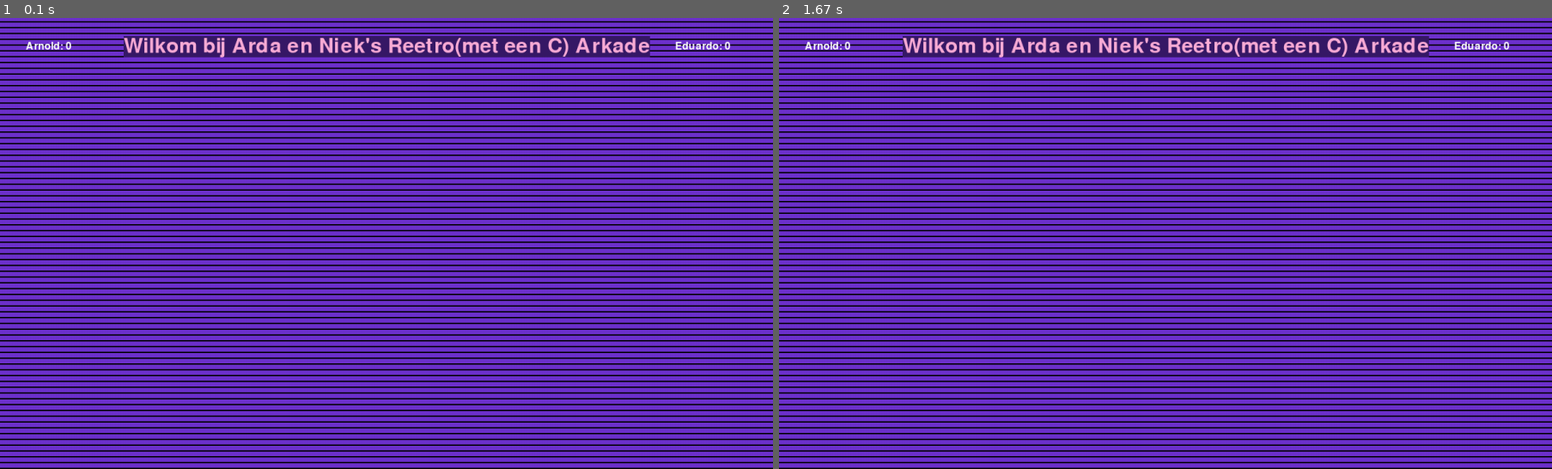
Above: before the commit, frames 1-2 (left to right).
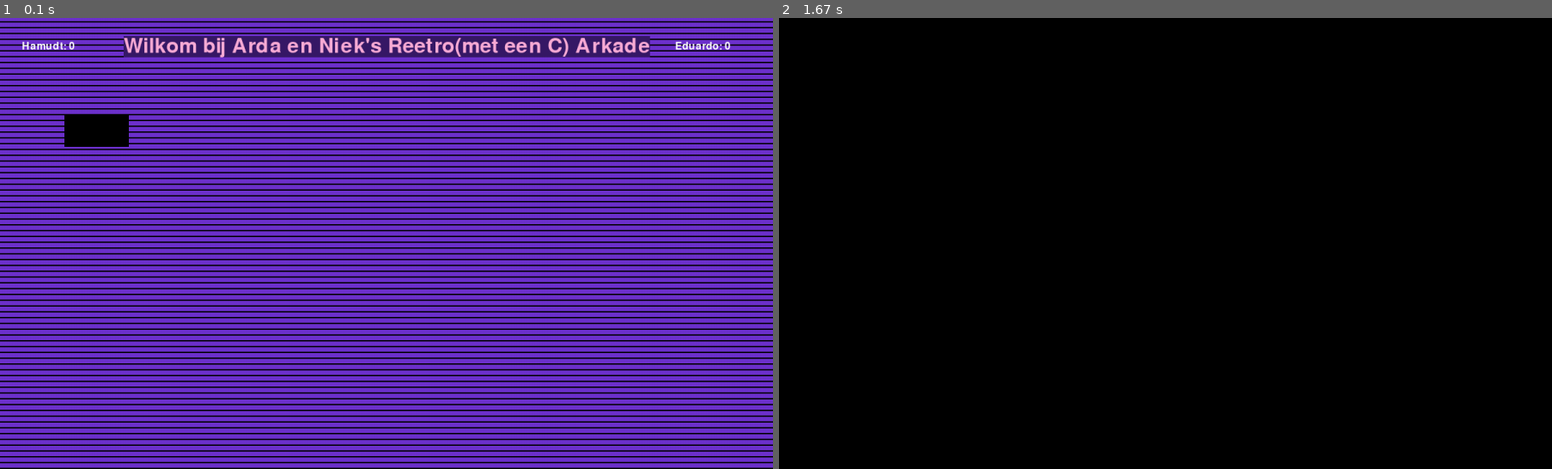
Above: after the commit, the same moments.

Repository: ardaboyroo/InformaticaPyGame
Game: pygame game, started from main.py
The game is run twice, just before and just after one commit, with the same random seed, the same clock (stepped at 60 frames per second) and the same inputs.
Inputs (mouse positions are in pixels of both pictures, inside the frame that each line leads up to):
- Up to frame 1 (0.1 s): no input
- Up to frame 2 (1.67 s): press the mouse at (871, 130) at 0.37 s; move the mouse to (902, 238) at 0.47 s; release the mouse at (925, 347) at 0.6 s

The runs differ from the first frame. In frame 1, 0.6% of the frame differs, in the area x 2-17%, y 5-29%; in frame 2, 89%, in the area x 0-100%, y 0-100%.

Commit message:
Update main.py

Diff:
--- a/main.py
+++ b/main.py
@@ -3,6 +3,10 @@
 import random
 
 pygame.init()
+pygame.mixer.init()
+sound = pygame.mixer.Sound("roblox-death-sound_1.mp3")
+hitSound = pygame.mixer.Sound("hitmarker_2.mp3")
+clock = pygame.time.Clock()
 
 ScreenWidth = 1200  # De breedte van het scherm in pixels
 ScreenHeight = 700  # De hoogte van het scherm in pixels
@@ -29,31 +33,52 @@
 BigFont = pygame.font.Font("freesansbold.ttf", 32)
 MediumFont = pygame.font.Font("freesansbold.ttf", 24)
 SmallFont = pygame.font.Font("freesansbold.ttf", 16)
+
 TitleTxt = BigFont.render("Wilkom bij Arda en Niek's Reetro(met een C) Arkade", True, Pink, DarkPurple)
-ScoreArnold = 0
-ScoreEduardo = 0
+ScorePone = 0
+ScorePtwo = 0
 
+# De volgende Variables zijn de bool values voor de games
+Game1 = False
+
+Deb = False
+Debounce = 0
 while IsRunning:
     pygame.time.delay(33)  # Framerate in 1/milliseconden
     for event in pygame.event.get():
         if event.type == pygame.QUIT:
             IsRunning = False
-
-    ScoreArnoldTxt = SmallFont.render("Arnold: "+str(ScoreArnold),True,White)
-    ScoreEduardoTxt = SmallFont.render("Eduardo: "+str(ScoreEduardo),True,White)
-
+    print(Deb,Debounce)
+    if Deb == True:
+        Debounce += 1
+    ScorePoneTxt = SmallFont.render("Hamudt: "+str(ScorePone),True,White)
+    ScorePtwoTxt = SmallFont.render("Eduardo: "+str(ScorePtwo),True,White)
+    win.fill(Black)
     if Menu:
         win.fill(MainPurple)
         for x in range(1, 85):  # Deze for-loop zorgt voor een "Retro Scan Lines" effect
             pygame.draw.rect(win, Black, (0, (x * 9 - 4), ScreenWidth, 2))
 
-        win.blit(ScoreArnoldTxt,ScoreArnoldTxt.get_rect(center=(ScreenWidth/16,ScreenHeight/16)))
-        win.blit(ScoreEduardoTxt, ScoreEduardoTxt.get_rect(center=(ScreenWidth/1.1 , ScreenHeight / 16)))
+        win.blit(ScorePoneTxt,ScorePoneTxt.get_rect(center=(ScreenWidth/16,ScreenHeight/16)))
+        win.blit(ScorePtwoTxt, ScorePtwoTxt.get_rect(center=(ScreenWidth/1.1 , ScreenHeight / 16)))
         win.blit(TitleTxt, TitleTxt.get_rect(center=(ScreenWidth / 2, ScreenHeight / 16)))
+
+        lol = pygame.draw.rect(win, Black, (100,150,100,50))
 
         if pygame.mouse.get_pressed()[0]:
             MouseX = pygame.mouse.get_pos()[0]
             MouseY = pygame.mouse.get_pos()[1]
+
+            if Deb == False:
+                hitSound.play()
+                Deb = True
+            elif Deb and Debounce >= 33:
+                Debounce = 0
+                Deb = False
+
+            if MouseX >= 100 and MouseX <= 200 and MouseY >= 150 and MouseY <= 200:
+                Menu = False
+                Game1 = True
             print(MouseX,MouseY)
 
 
